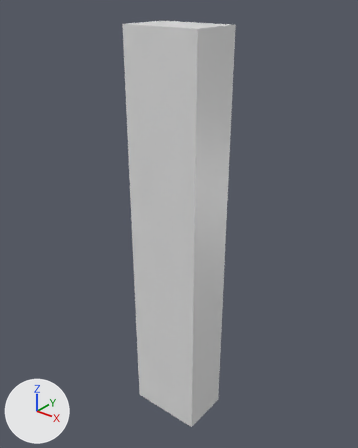
Before and after pictures for a commit that changed the Blender file StateAI/Assets/Object/Player/Player.blend.
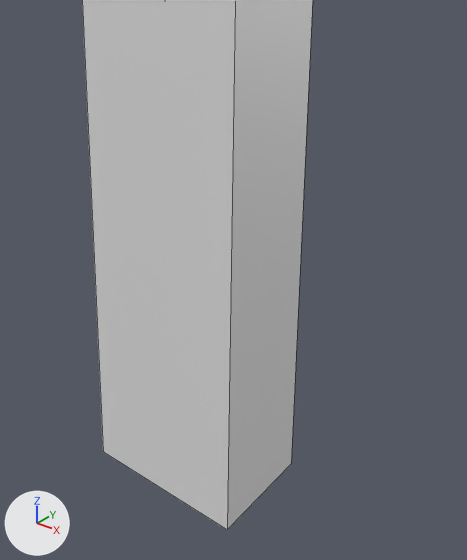
Each version is shown whole from a 50 mm camera at (1.0, -1.248, 1.605) aimed at (-0.019, 0.026, 0.815), then close up on the part from 27% to 82% of the width and 46% to 98% of the height. Every picture has the same lights, and +X, +Y and +Z are marked at lower left. The close-ups show mesh edges as thin lines.
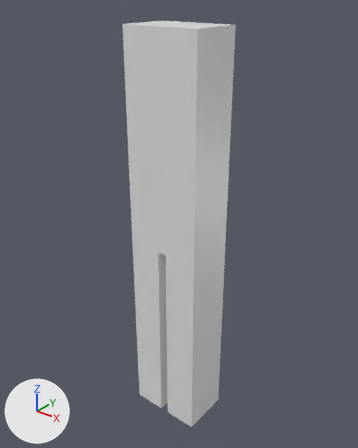
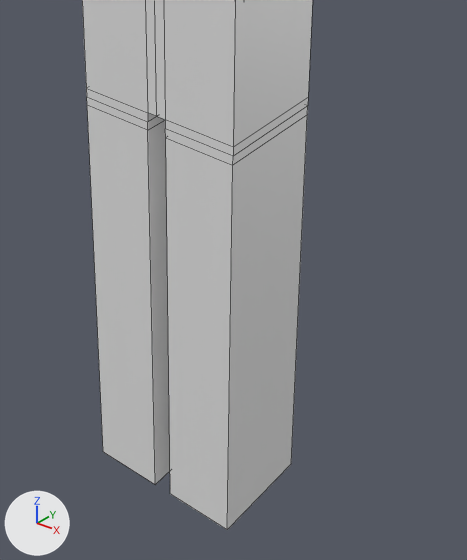
Boxes (x1, y1, x2, y2) around the edits, measured in the close-ups (467 x 560 px):
'Cube', reshaped, modifiers changed: (82, 0, 313, 530) in both

Diff of the bpy script that builds the scene:
```diff
--- a/StateAI/Assets/Object/Player/Player.blend.py
+++ b/StateAI/Assets/Object/Player/Player.blend.py
@@ me_cube @@
 # used by ob_cube; location = (0.0, 0.0, 0.0)
-me_cube.from_pydata(...)  # 8 vertices, 6 faces; spans x -0.142..0.142, y -0.094..0.094, z 0.004..1.494
+me_cube.from_pydata(...)  # 24 vertices, 21 faces; spans x 0.0..0.142, y -0.094..0.094, z 0.004..1.494
+# me_cube part 1
+# 2 vertices are removed from x -0.142, y -0.094..0.094, z 1.494
+# 5 faces are deleted
+# 2 vertices move from x -0.142, y -0.094..0.094, z 0.004 to x 0.017, y -0.094..0.094, z 0.004
+# 18 vertices are added at x 0.0..0.142, y -0.094..0.094, z 0.719..1.494
+# 20 new faces join them
 me_cube.materials.append(mat_material)
@@ ob_cube @@
 ob_cube.location = (0.0, 0.0, 0.0)
+_m = ob_cube.modifiers.new('ミラー', 'MIRROR')
+_m.use_clip = True
```
